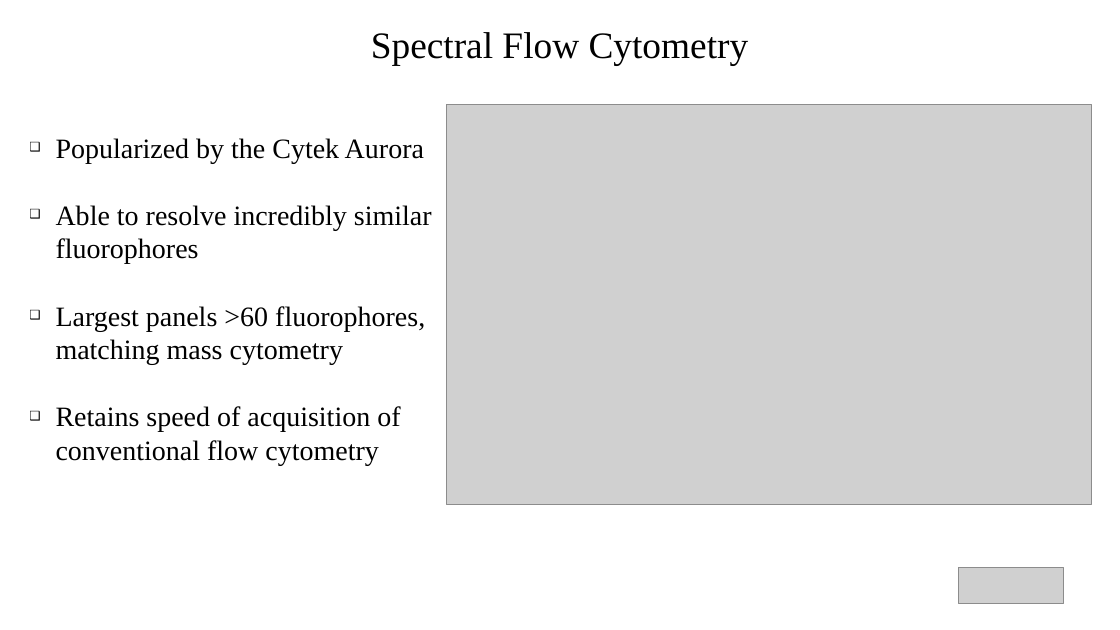
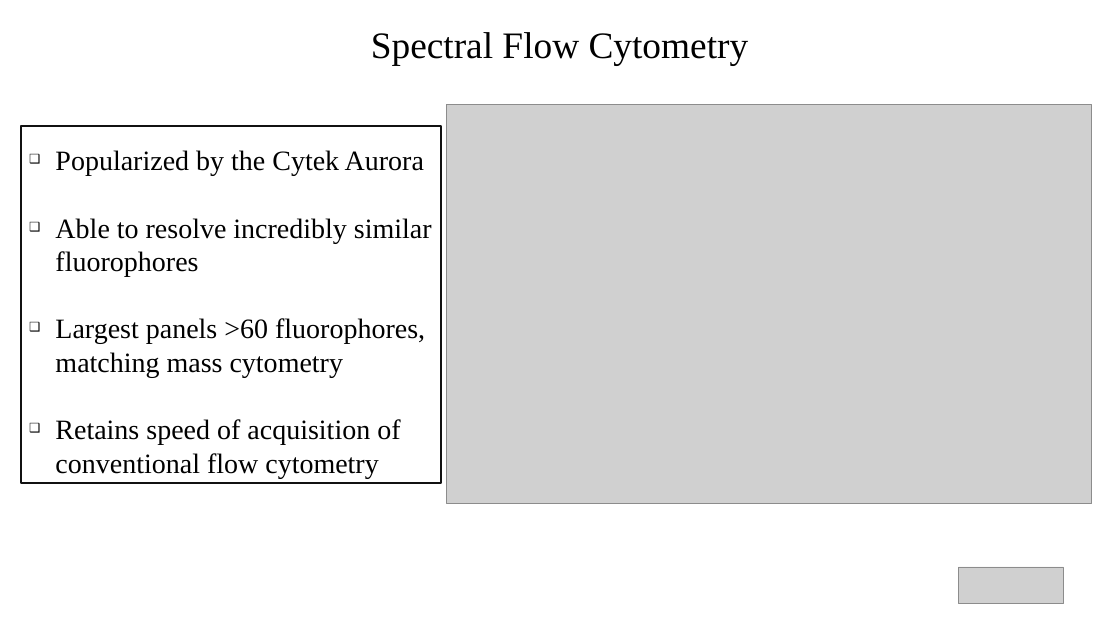
Before and after one commit to DavidRach/CytometryIn_Bioc2026, a slide deck: slide 8 of DavidRach_CytometryInR_BioC2026.pptx (slide 6 before the commit). Drawn at 1120x630 pixels with LibreOffice and Linux fonts; fonts in the diff are those of the drawing; grey boxes stand for pictures. Boxes give left, top, right and bottom in pixels: in the first picture for what was removed or moved away, otherwise in the second. Text is boxed around its words. In the diff, an @@ line names an element or a change of style, - is before the commit and + after.

```diff
--- a/DavidRach_CytometryInR_BioC2026.pptx
+++ b/DavidRach_CytometryInR_BioC2026.pptx
@@ text "Popularized by the Cytek Aurora": place and size @@
-text "Popularized by the Cytek Aurora" at [56,138,432,466]
+text "Popularized by the Cytek Aurora" at [55,150,432,478]
@@ rectangle added at [21,126,441,483], fill #FFFFFF, outline #111111 1.45 pt @@
```
Also in this commit, not shown: 9 other slides changed, 7 slides added, 5 slides removed, 2 other files.
